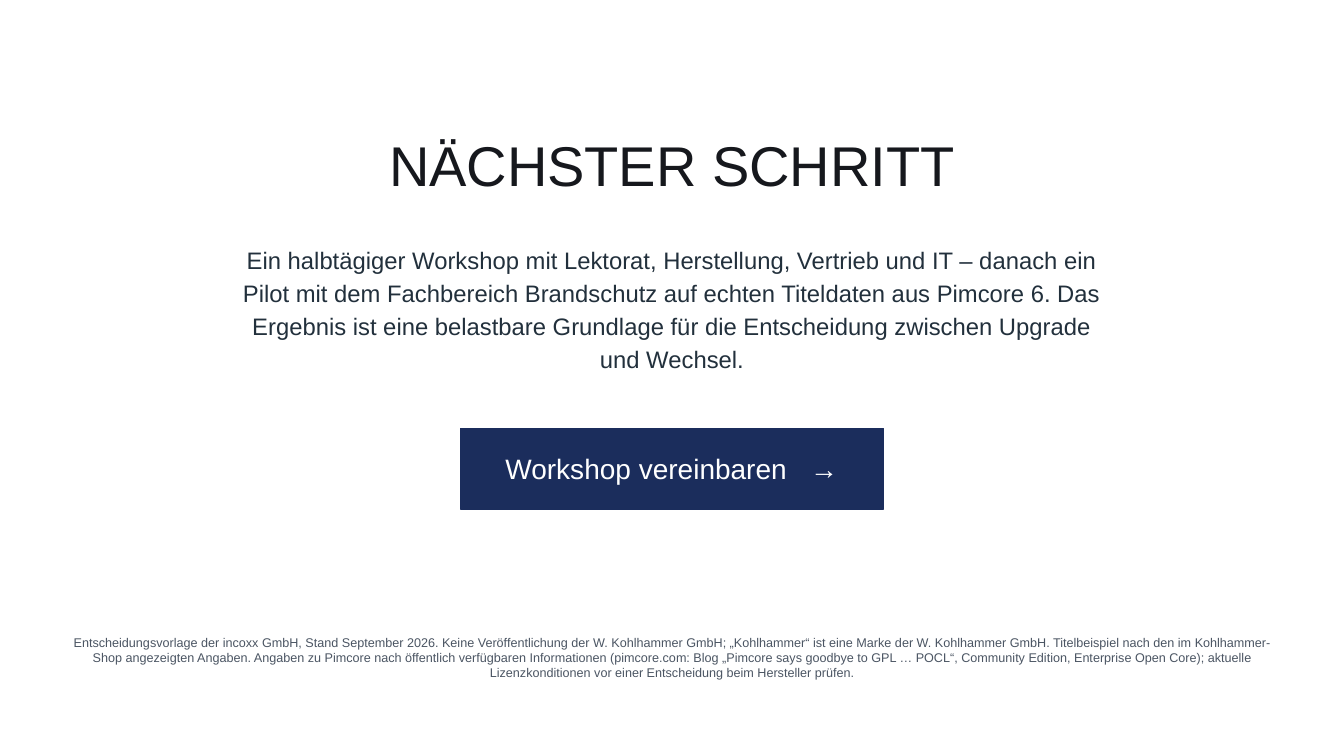
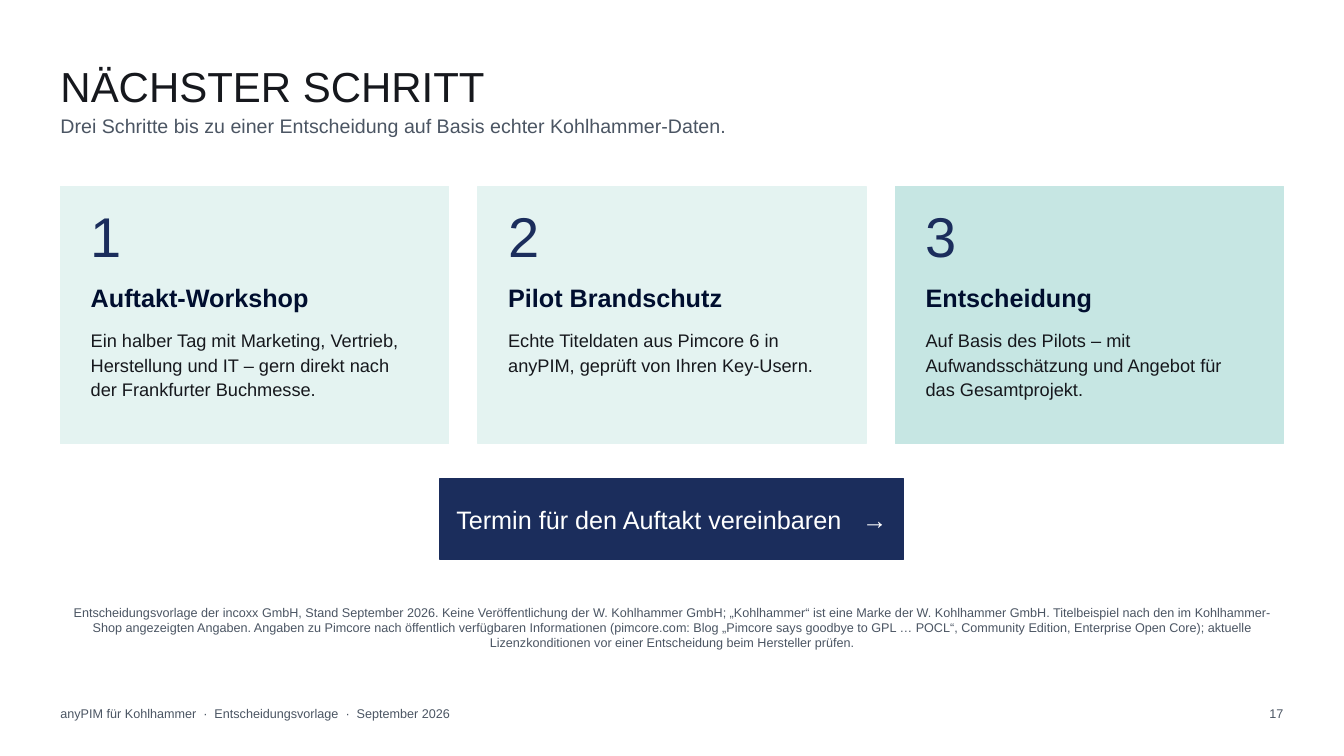
Before and after one commit to incoxx/publixx-pim, a slide deck: slide 17 of docs/sales/kohlhammer-anypim-vs-pimcore.pptx. Drawn at 1344x756 pixels with LibreOffice and Linux fonts; fonts in the diff are those of the drawing. Boxes give left, top, right and bottom in pixels: in the first picture for what was removed or moved away, otherwise in the second. Text is boxed around its words. In the diff, an @@ line names an element or a change of style, - is before the commit and + after.

```diff
--- a/docs/sales/kohlhammer-anypim-vs-pimcore.pptx
+++ b/docs/sales/kohlhammer-anypim-vs-pimcore.pptx
@@ text "NÄCHSTER SCHRITT" moved from (x1=389, y1=142, x2=954, y2=187) to (x1=60, y1=68, x2=485, y2=103) @@
@@ text "NÄCHSTER SCHRITT" at (x1=60, y1=68, x2=485, y2=103): size 40 to 30 pt; alignment centre to left; vertical alignment top to bottom @@
@@ text added at (x1=60, y1=119, x2=726, y2=137), 14 pt, text #4B5563 @@
+Drei Schritte bis zu einer Entscheidung auf Basis echter Kohlhammer-Daten.
@@ rectangle added at (x1=60, y1=187, x2=449, y2=444), fill #E4F3F1, outline #E4F3F1 1 pt @@
@@ rectangle added at (x1=478, y1=187, x2=866, y2=444), fill #E4F3F1, outline #E4F3F1 1 pt @@
@@ rectangle added at (x1=895, y1=187, x2=1284, y2=444), fill #C6E6E3, outline #C6E6E3 1 pt @@
@@ text added at (x1=91, y1=218, x2=122, y2=257), 40 pt, text #1B2D5C @@
+1
@@ text added at (x1=508, y1=218, x2=539, y2=257), 40 pt, text #1B2D5C @@
+2
@@ text added at (x1=926, y1=218, x2=957, y2=258), 40 pt, text #1B2D5C @@
+3
@@ text removed at (x1=243, y1=251, x2=1099, y2=369) @@
-Ein halbtägiger Workshop mit Lektorat, Herstellung, Vertrieb und IT – danach ein Pilot mit dem Fachbereich Brandschutz auf echten Titeldaten aus Pimcore 6. Das Ergebnis ist eine belastbare Grundlage für die Entscheidung zwischen Upgrade und Wechsel.
@@ text added at (x1=91, y1=288, x2=309, y2=313), 18 pt, text #000E2F, bold @@
+Auftakt-Workshop
@@ text added at (x1=508, y1=288, x2=722, y2=308), 18 pt, text #000E2F, bold @@
+Pilot Brandschutz
@@ text added at (x1=926, y1=288, x2=1092, y2=313), 18 pt, text #000E2F, bold @@
+Entscheidung
@@ text added at (x1=91, y1=333, x2=399, y2=396), 13 pt, text #16181D @@
+Ein halber Tag mit Marketing, Vertrieb, Herstellung und IT – gern direkt nach der Frankfurter Buchmesse.
@@ text added at (x1=508, y1=333, x2=813, y2=376), 13 pt, text #16181D @@
+Echte Titeldaten aus Pimcore 6 in anyPIM, geprüft von Ihren Key-Usern.
@@ text added at (x1=926, y1=333, x2=1221, y2=400), 13 pt, text #16181D @@
+Auf Basis des Pilots – mit Aufwandsschätzung und Angebot für das Gesamtprojekt.
@@ rectangle resized from (x1=461, y1=429, x2=884, y2=509) to (x1=441, y1=479, x2=904, y2=560) @@
@@ text removed at (x1=505, y1=458, x2=787, y2=485) @@
-Workshop vereinbaren →
@@ text added at (x1=456, y1=510, x2=841, y2=530), 18 pt, text #FFFFFF @@
+Termin für den Auftakt vereinbaren →
@@ text "Entscheidungsvorlage der incoxx GmbH, Stand ..." moved from (x1=74, y1=638, x2=1271, y2=680) to (x1=74, y1=608, x2=1271, y2=650) @@
@@ text added at (x1=60, y1=709, x2=450, y2=721), 9 pt, text #4B5563 @@
+anyPIM für Kohlhammer · Entscheidungsvorlage · September 2026
@@ text added at (x1=1269, y1=709, x2=1283, y2=718), 9 pt, text #4B5563 @@
+17
```
Also in this commit, not shown: 12 other slides changed, 1 slide added, 1 slide removed, 3 other files.
